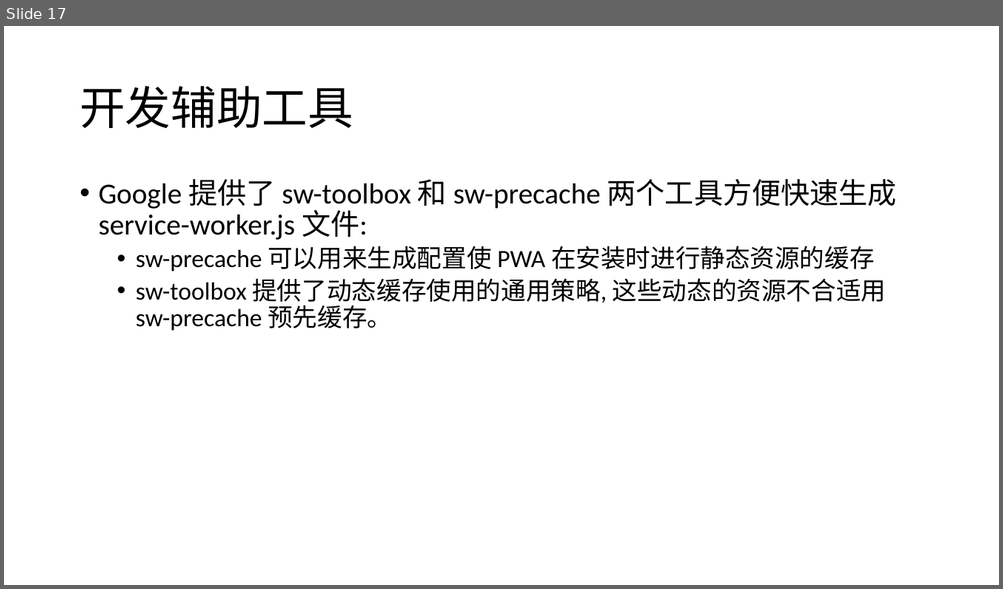
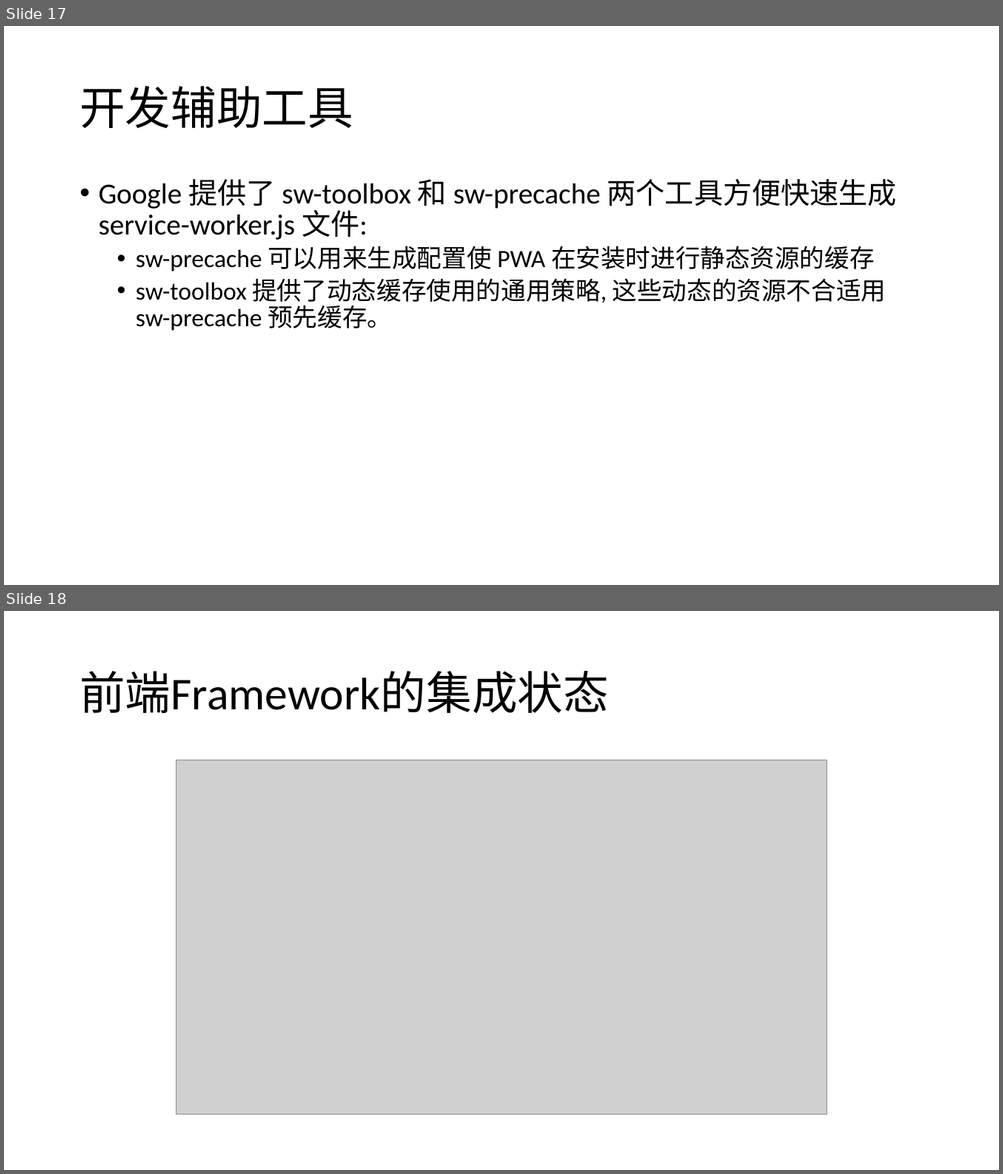
Before and after one commit to alanz2015/Study-Notes, a slide deck: Brief on PWA.pptx. Shown one above the other, each under a label of ours: slide 17 before the commit, slides 17 and 18 after it. The pictures are 1003x589 and 1003x1174 pixels, drawn with LibreOffice and Linux fonts; fonts in the diff are those of the drawing; grey boxes stand for pictures. Boxes give left, top, right and bottom in pixels: in the first picture for what was removed or moved away, otherwise in the second. Text is boxed around its words. In the diff, an @@ line names an element or a change of style, - is before the commit and + after.

```diff
--- a/Brief on PWA.pptx
+++ b/Brief on PWA.pptx
@@ slide 18 added at [4,611,999,1170], background #FFFFFF @@
@@ title added at [79,671,609,713], 44 pt, text #000000 @@
+前端Framework的集成状态
@@ picture added at [176,760,827,1116] @@
```
Also in this commit, not shown: 2 slides changed, 1 other file.
